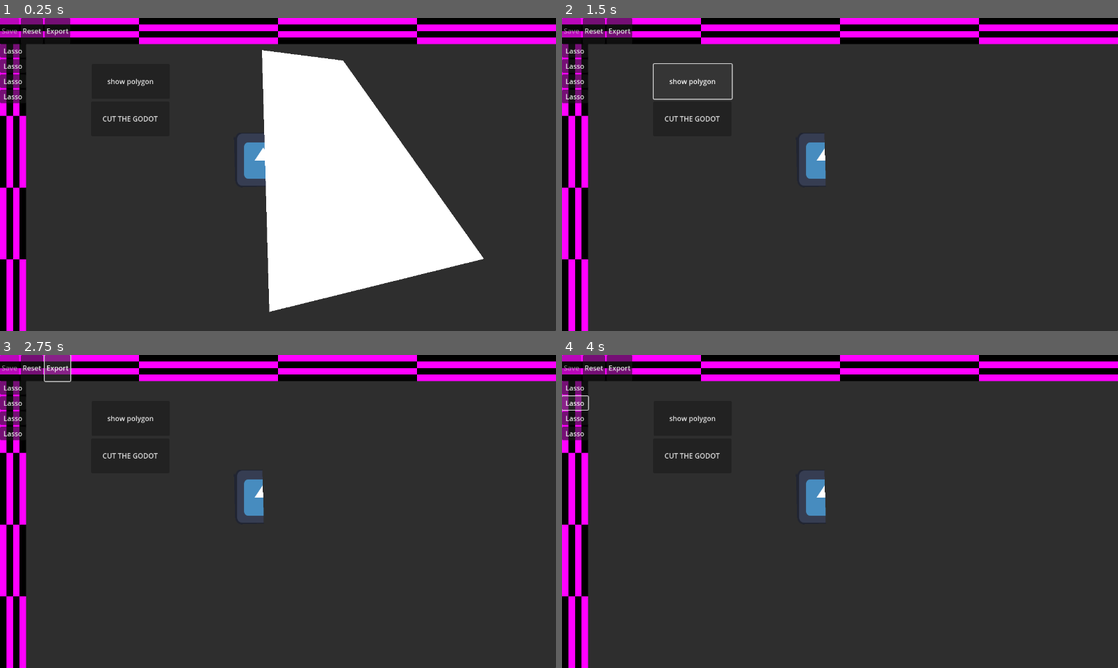
Above: before the commit, frames 1-4 (two rows, left to right).
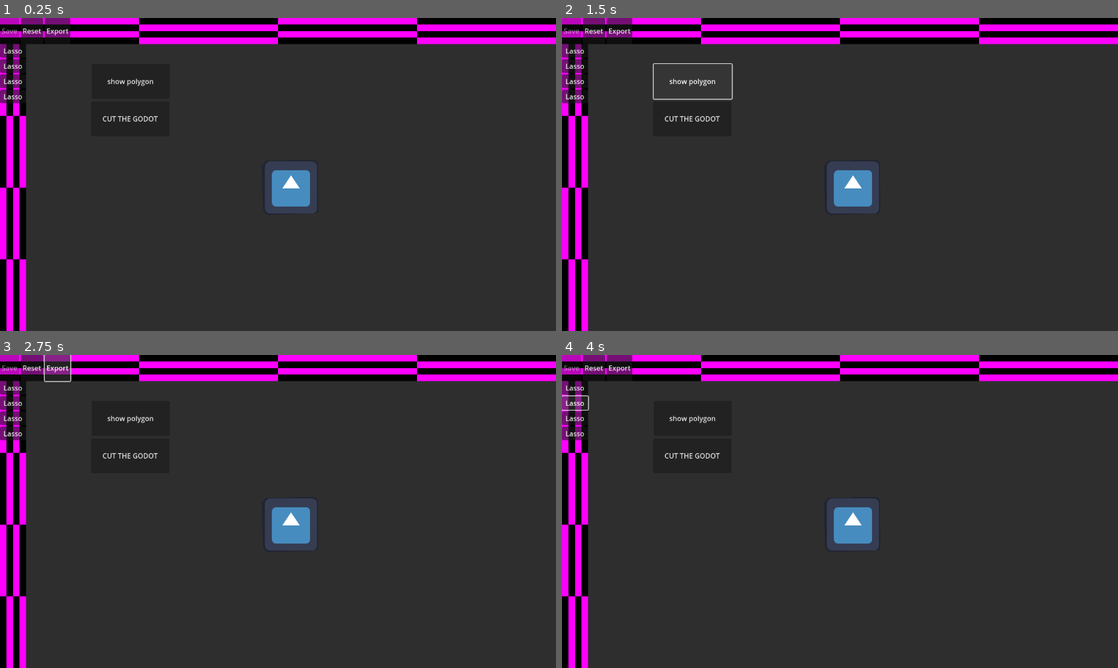
Above: after the commit, the same moments.

Repository: MunnChai/GMTKGameJam2025
Game: Godot game, scene res://apps/photoshop_app/photoshop_app.tscn
The game is run twice, just before and just after one commit, with the same random seed, the same clock (stepped at 60 frames per second) and the same inputs. The project has no main scene, so this scene is started directly. The engine's default icon, where the game draws it, is replaced by a stand-in: a white triangle on a blue panel in a dark square.
Inputs:
- Up to frame 1 (0.25 s): no input
- Up to frame 2 (1.5 s): click "CUT THE GODOT" at 0.5 s; click "show polygon" at 1.25 s
- Up to frame 3 (2.75 s): click "Export" at 2 s
- Up to frame 4 (4 s): click "Lasso" at 2.75 s; click "Lasso" at 3.5 s

The runs differ from the first frame. In frame 1, 21% of the frame differs, in the area x 42-87%, y 10-94%; in frame 2, 2.3%; in frame 3, 2.3%; in frame 4, 2.3%.

Commit message:
Implemented simple cut and paste

Diff:
--- a/game/gmtkgamejam2025/apps/photoshop_app/photoshop_app.gd
+++ b/game/gmtkgamejam2025/apps/photoshop_app/photoshop_app.gd
@@ -19,11 +19,8 @@
 @onready var pasted_selection: Polygon2D = %PastedSelection
 @onready var cutter: Polygon2D = %Cutter
 
-@onready var testbutton: Button = $PanelContainer/VBoxContainer/Body/EditingPanel/EditingAnchor/TESTBUTTON
-@onready var testbutton_2: Button = $PanelContainer/VBoxContainer/Body/EditingPanel/EditingAnchor/TESTBUTTON2
-
+## Panel movement/zoom
 var previous_mouse_position: Vector2
-
 const ZOOM_LEVELS: Array = [
 	0.5,
 	1,
@@ -31,17 +28,20 @@
 	3,
 	4,
 ]
+var current_zoom_index: int = 1
 
-var current_zoom_index: int = 1
+## Copied texture
+var copied_vertices: PackedVector2Array
+var copied_texture: Texture2D
+var copied_offset: Vector2
+
+## Moving pasted selection
+var is_pasted_moveable: bool = false
 
 func _ready() -> void:
 	await get_tree().process_frame
 	editable_image.texture_offset = editable_image.texture.get_size() / 2
-	editable_image.position = -editable_image.texture.get_size() / 2
 	editing_anchor.position = editing_panel.size / 2
-
-	testbutton_2.pressed.connect(_show_cutter)
-	testbutton.pressed.connect(_on_test_button_pressed)
 
 func _process(delta: float) -> void:
 	handle_actions(delta)
@@ -50,13 +50,14 @@
 
 func handle_actions(delta: float) -> void:
 	if Input.is_action_just_pressed("copy"):
-		pass
+		copy_selection()
 
 	if Input.is_action_just_pressed("cut"):
-		pass
+		copy_selection()
+		delete_selection()
 
 	if Input.is_action_just_pressed("paste"):
-		pass
+		paste_selection()
 
 func handle_movement(delta: float) -> void:
 	var current_mouse_position: Vector2 = editing_panel.get_local_mouse_position()
@@ -75,6 +76,23 @@
 		elif editing_anchor.position.y > editing_panel.size.y:
 			editing_anchor.position.y = editing_panel.size.y
 
+	if Input.is_action_just_pressed("drag_pasted_selection"):
+		var local_mouse_pos: Vector2 = current_mouse_position - editing_anchor.position
+		var translated_selection_polygon: PackedVector2Array = pasted_selection.polygon
+		for i in translated_selection_polygon.size():
+			translated_selection_polygon[i] += pasted_selection.position
+		if Geometry2D.is_point_in_polygon(local_mouse_pos, translated_selection_polygon):
+			is_pasted_moveable = true
+			print("Yes")
+		else:
+			is_pasted_moveable = false
+			## TODO: MERGE THE SELECTION WITH THE BASE IMAGE
+
+	if Input.is_action_pressed("drag_pasted_selection") and is_pasted_moveable and not is_zero_approx(diff.length()):
+		#for i in pasted_selection.polygon.size():
+			#pasted_selection.polygon[i] += diff
+		pasted_selection.position += diff
+
 	previous_mouse_position = current_mouse_position
 
 func handle_zoom(delta: float) -> void:
@@ -90,8 +108,18 @@
 			current_zoom_index = 0
 		editing_anchor.scale = Vector2(ZOOM_LEVELS[current_zoom_index], ZOOM_LEVELS[current_zoom_index])
 
-func _on_test_button_pressed() -> void:
+func copy_selection() -> PackedVector2Array:
+	var new_polygon = Geometry2D.intersect_polygons(editable_image.polygon, cutter.polygon)
+	if new_polygon.is_empty():
+		return []
 
+	copied_offset = editable_image.texture_offset
+	copied_vertices = new_polygon[0]
+	copied_texture = editable_image.texture
+
+	return new_polygon[0]
+
+func delete_selection() -> void:
 	var new_polygon = Geometry2D.intersect_polygons(editable_image.polygon, cutter.polygon)
 	if new_polygon.is_empty():
 		return
@@ -99,7 +127,10 @@
 	var newnew_polygon = Geometry2D.clip_polygons(editable_image.polygon, new_polygon[0])
 	if newnew_polygon.is_empty():
 		return
+
 	editable_image.polygon = newnew_polygon[0]
 
-func _show_cutter() -> void:
-	cutter.visible = !cutter.visible
+func paste_selection() -> void:
+	pasted_selection.texture_offset = copied_offset
+	pasted_selection.polygon = copied_vertices
+	pasted_selection.texture = copied_texture
--- a/game/gmtkgamejam2025/apps/photoshop_app/photoshop_app.tscn
+++ b/game/gmtkgamejam2025/apps/photoshop_app/photoshop_app.tscn
@@ -113,13 +113,14 @@
 texture_offset = Vector2(64, 64)
 polygon = PackedVector2Array(-68, -62, -64, 64, 63, 60, 62, -63)
 
+[node name="Cutter" type="Polygon2D" parent="PanelContainer/VBoxContainer/Body/EditingPanel/EditingAnchor"]
+unique_name_in_owner = true
+visible = false
+polygon = PackedVector2Array(-135, -125, 181, 111, 503, 204, 179, -252)
+
 [node name="PastedSelection" type="Polygon2D" parent="PanelContainer/VBoxContainer/Body/EditingPanel/EditingAnchor"]
 unique_name_in_owner = true
-
-[node name="Cutter" type="Polygon2D" parent="PanelContainer/VBoxContainer/Body/EditingPanel/EditingAnchor"]
-unique_name_in_owner = true
-position = Vector2(-59, -40)
-polygon = PackedVector2Array(-8, -276, 9, 326, 503, 204, 179, -252)
+texture = ExtResource("2_khpmc")
 
 [node name="TESTBUTTON" type="Button" parent="PanelContainer/VBoxContainer/Body/EditingPanel/EditingAnchor"]
 layout_mode = 0
--- a/game/gmtkgamejam2025/project.godot
+++ b/game/gmtkgamejam2025/project.godot
@@ -51,6 +51,11 @@
 "events": [Object(InputEventKey,"resource_local_to_scene":false,"resource_name":"","device":-1,"window_id":0,"alt_press …(189 unchanged characters)…
 ]
 }
+drag_pasted_selection={
+"deadzone": 0.2,
+"events": [Object(InputEventMouseButton,"resource_local_to_scene":false,"resource_name":"","device":-1,"window_id":0,"alt_pressed":false,"shift_pressed":false,"ctrl_pressed":false,"meta_pressed":false,"button_mask":1,"position":Vector2(191, 11),"global_position":Vector2(200, 59),"factor":1.0,"button_index":1,"canceled":false,"pressed":true,"double_click":false,"script":null)
+]
+}
 
 [rendering]
 
